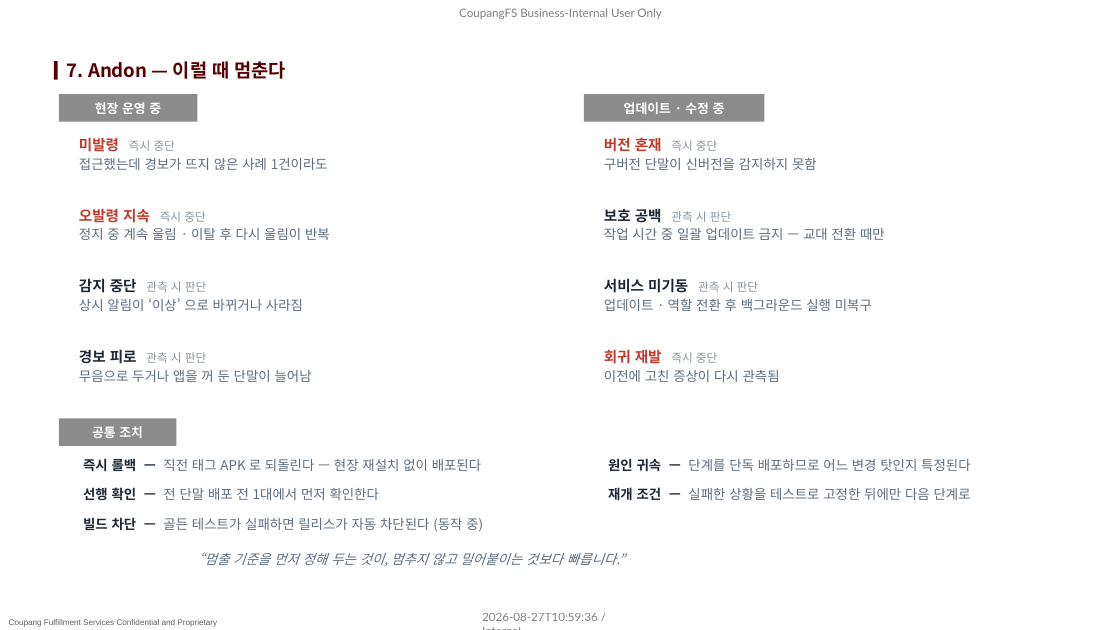
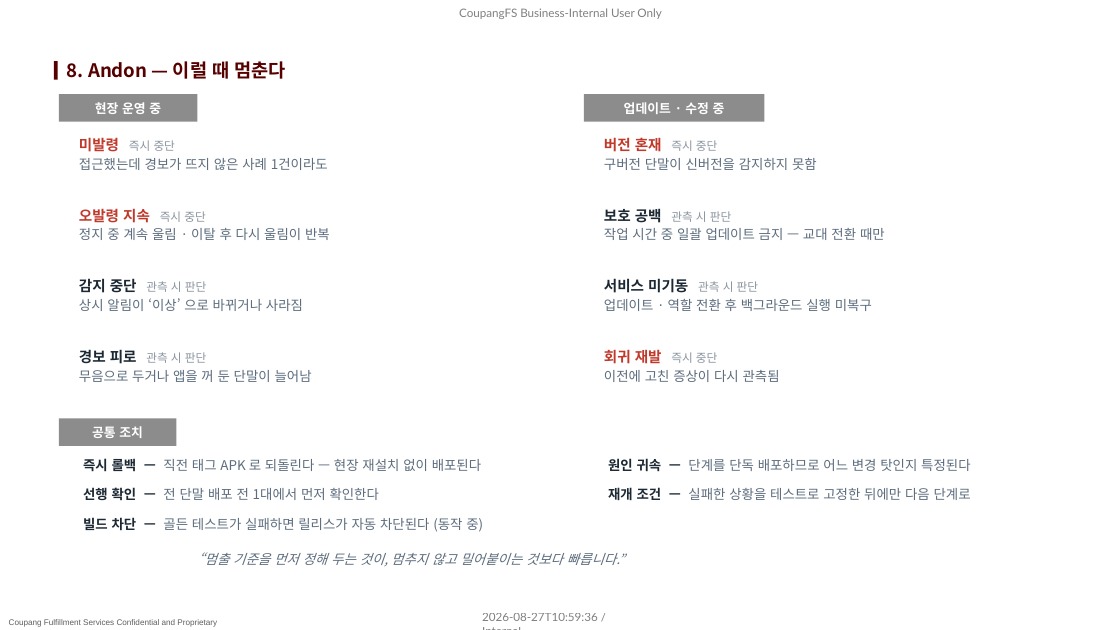
Before and after one commit to pslymzero-cyber/SafeAlert, a slide deck: slide 11 of docs/presentation/company_form/SafeAlert_보고_2026.08.pptx (slide 10 before the commit). Drawn at 1120x630 pixels with LibreOffice and Linux fonts; fonts in the diff are those of the drawing; background and template pictures are left out. Boxes give left, top, right and bottom in pixels: in the first picture for what was removed or moved away, otherwise in the second. Text is boxed around its words. In the diff, an @@ line names an element or a change of style, - is before the commit and + after.

```diff
--- a/docs/presentation/company_form/SafeAlert_보고_2026.08.pptx
+++ b/docs/presentation/company_form/SafeAlert_보고_2026.08.pptx
@@ title at [67, 61, 286, 79]: text changed @@
-7. Andon — 이럴 때 멈춘다
+8. Andon — 이럴 때 멈춘다
```
Also in this commit, not shown: 7 other slides changed, 1 slide added, 2 other files.
